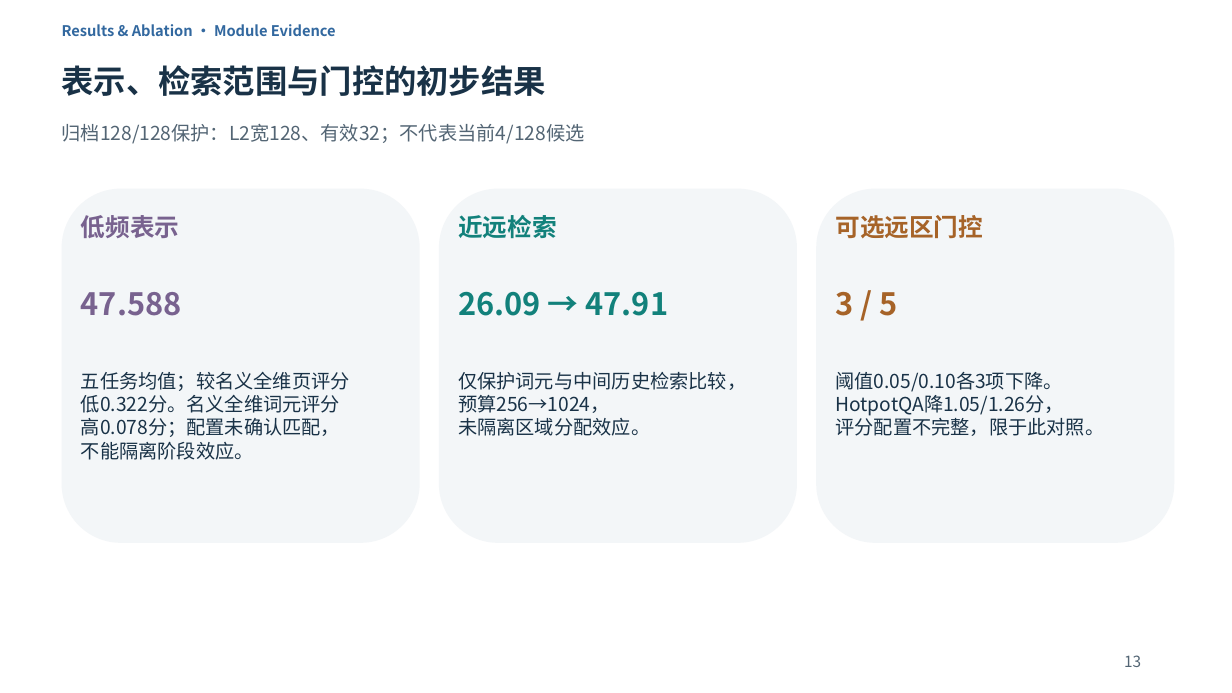
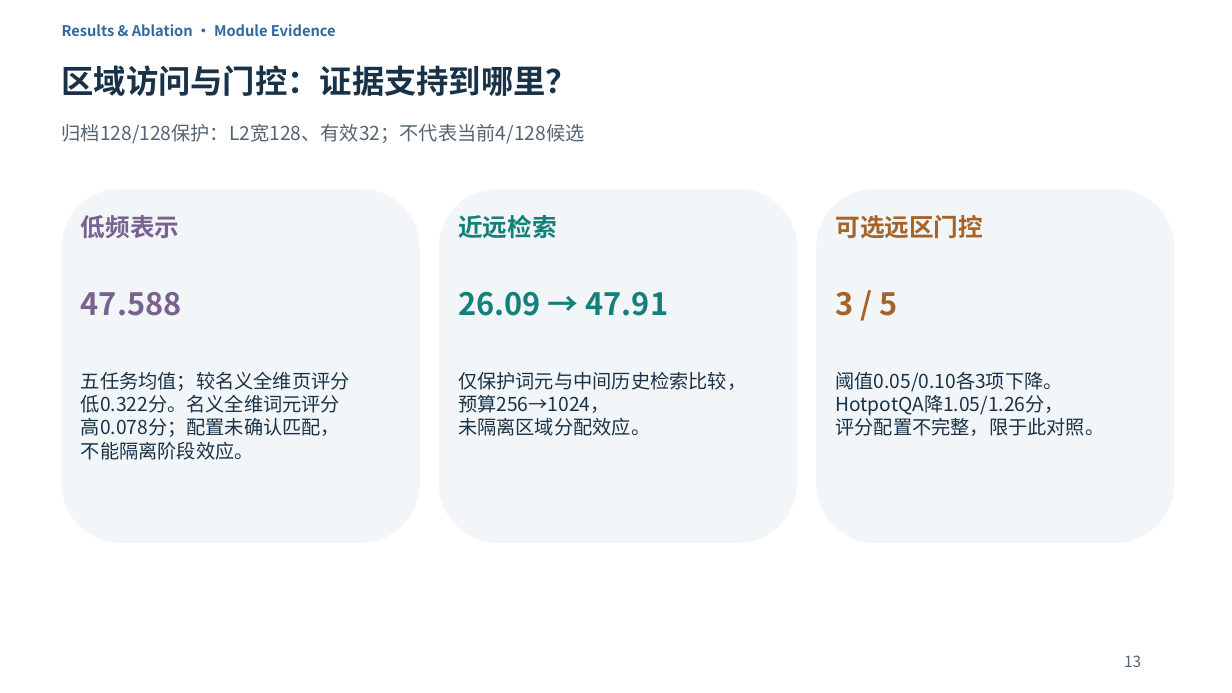
Before and after one commit to Chosen-David/two-level-attention, a slide deck: slide 13 of agent_doc/advice/dac_manuscript/presentation/TwoLevel_UserEdited_20261014.pptx. Drawn at 1232x693 pixels with LibreOffice and Linux fonts; fonts in the diff are those of the drawing. Boxes give left, top, right and bottom in pixels: in the first picture for what was removed or moved away, otherwise in the second. Text is boxed around its words. In the diff, an @@ line names an element or a change of style, - is before the commit and + after.

```diff
--- a/agent_doc/advice/dac_manuscript/presentation/TwoLevel_UserEdited_20261014.pptx
+++ b/agent_doc/advice/dac_manuscript/presentation/TwoLevel_UserEdited_20261014.pptx
@@ text at (62,65,578,96): text changed @@
-表示、检索范围与门控的初步结果
+区域访问与门控：证据支持到哪里？
```
Also in this commit, not shown: 4 other slides changed, 13 other files.
